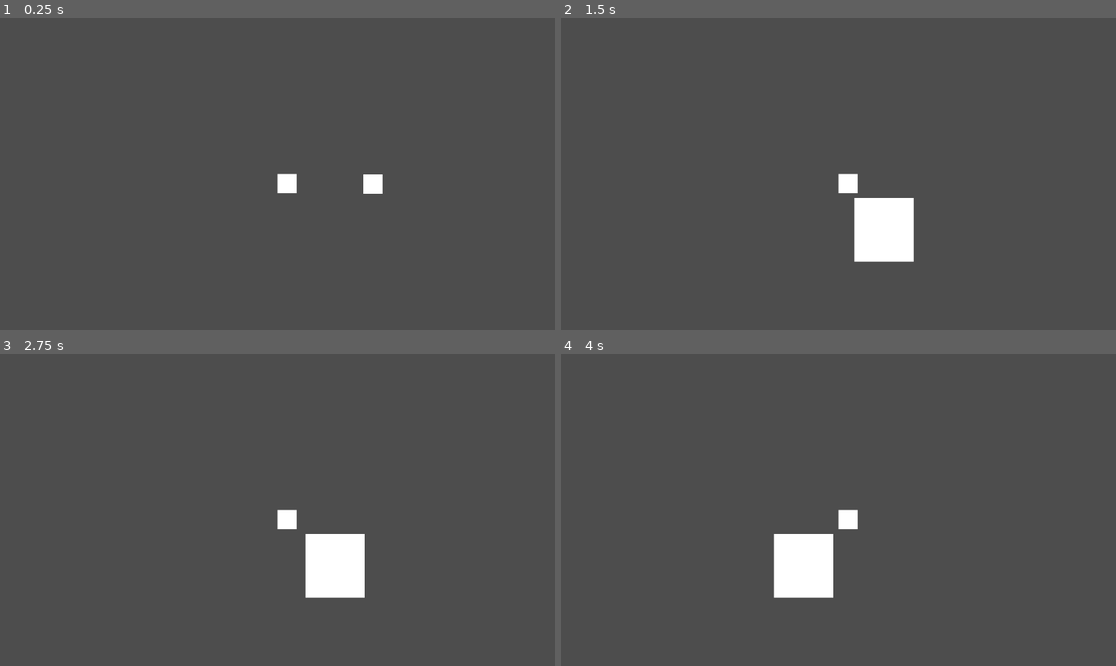
Above: before the commit, frames 1-4 (two rows, left to right).
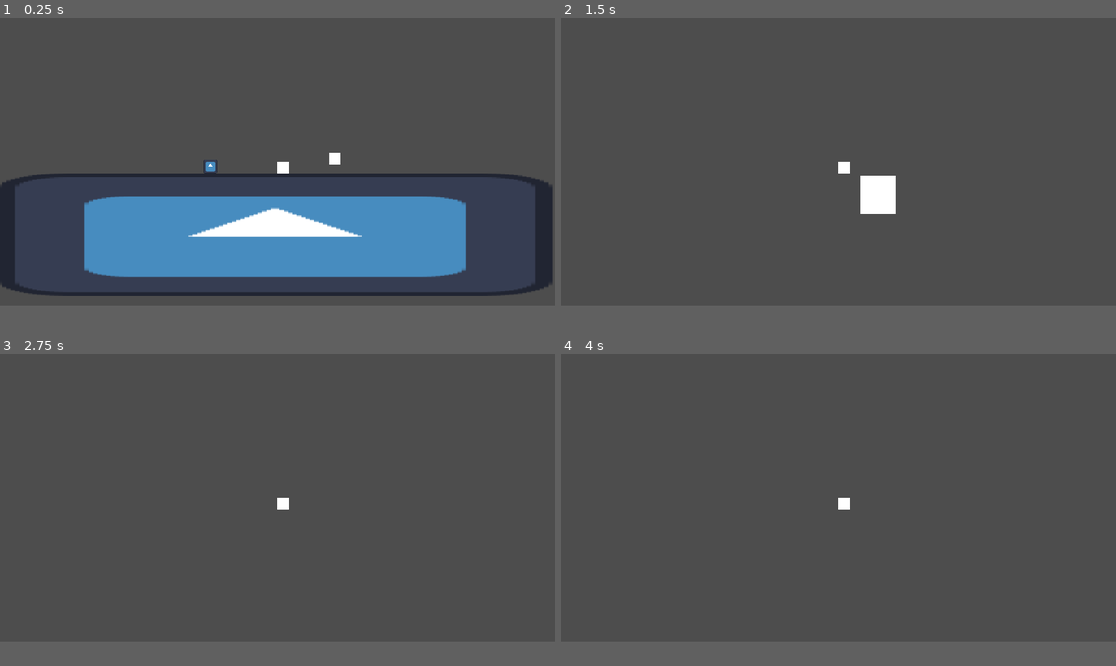
Above: after the commit, the same moments.

Repository: RinGilius/steampunk-metroidvania
Game: Godot game, scene res://Scenes/test.tscn
The game is run twice, just before and just after one commit, with the same random seed, the same clock (stepped at 60 frames per second) and the same inputs. The engine's default icon, where the game draws it, is replaced by a stand-in: a white triangle on a blue panel in a dark square.
Inputs:
- Up to frame 1 (0.25 s): no input
- Up to frame 2 (1.5 s): tap Enter at 0.5 s; hold Shift (is_move_box, bound only after the commit) 0.53-1.28 s; hold Right (player_right) from 0.53 s (still down); tap Z (player_jump, bound only after the commit) at 0.77, 0.8, 1.07, 1.35 s
- Up to frame 3 (2.75 s): tap Z (player_jump, bound only after the commit) at 1.52, 1.82, 2.3 s; tap Shift (is_move_box, bound only after the commit) at 1.55 s; release Right (player_right) at 2.03 s; hold Left (player_left) from 2.03 s (still down); hold Shift (is_move_box, bound only after the commit) from 2.03 s (still down)
- Up to frame 4 (4 s): release Left (player_left) at 2.78 s; release Shift (is_move_box, bound only after the commit) at 2.78 s; hold Right (player_right) from 2.78 s (still down); tap Shift (is_move_box, bound only after the commit) at 2.85 s; tap Z (player_jump, bound only after the commit) at 3.02, 3.32, 3.6, 3.77 s
The window is 799x449 before the commit and 799x414 after it. Grey fills any space a smaller window leaves; there, only what the larger window draws over its background counts as a difference.

The runs differ from the first frame. In frame 1, 23% of the frame differs, in the area x 0-100%, y 43-90%; in frame 2, 2.6%; in frame 3, 2.5%; in frame 4, 2.5%.

Commit message:
2д
топ даун на свалку

Diff:
--- /dev/null
+++ b/Rouglike/Scenes/move_box.tscn
@@ -0,0 +1,14 @@
+[gd_scene load_steps=2 format=3 uid="uid://cdpgbbiiuikrj"]
+
+[ext_resource type="Script" path="res://Scripts/move_box.gd" id="1_dgtsj"]
+
+[node name="Move_box" type="CharacterBody2D"]
+script = ExtResource("1_dgtsj")
+
+[node name="Collision" type="CollisionShape2D" parent="."]
+
+[node name="Texture" type="Sprite2D" parent="."]
+
+[node name="Area2D" type="Area2D" parent="."]
+
+[node name="CollisionShape2D" type="CollisionShape2D" parent="Area2D"]
--- a/Rouglike/Scenes/test.tscn
+++ b/Rouglike/Scenes/test.tscn
@@ -1,10 +1,22 @@
-[gd_scene load_steps=4 format=3 uid="uid://im4axeme4rff"]
+[gd_scene load_steps=10 format=3 uid="uid://im4axeme4rff"]
 
 [ext_resource type="PackedScene" uid="uid://drpdnc0bowjei" path="res://Scenes/player.tscn" id="1_a356g"]
 [ext_resource type="PackedScene" uid="uid://bao402kmlnv0s" path="res://Scenes/perehod.tscn" id="2_41y65"]
+[ext_resource type="PackedScene" uid="uid://daknfdfvkyud4" path="res://Scenes/ui.tscn" id="3_o7tts"]
+[ext_resource type="Texture2D" uid="uid://cue77j21dgidp" path="res://icon.svg" id="4_scqc4"]
+[ext_resource type="PackedScene" uid="uid://cdpgbbiiuikrj" path="res://Scenes/move_box.tscn" id="5_57ep5"]
 
 [sub_resource type="RectangleShape2D" id="RectangleShape2D_c46yl"]
 size = Vector2(65, 77)
+
+[sub_resource type="RectangleShape2D" id="RectangleShape2D_m2xk6"]
+size = Vector2(1928, 425)
+
+[sub_resource type="RectangleShape2D" id="RectangleShape2D_o4s54"]
+size = Vector2(40, 48)
+
+[sub_resource type="CircleShape2D" id="CircleShape2D_4mn7s"]
+radius = 32.0
 
 [node name="Test" type="Node2D"]
 
@@ -22,3 +34,37 @@
 offset_top = 1.0
 offset_right = 218.0
 offset_bottom = 41.0
+
+[node name="UI" parent="." instance=ExtResource("3_o7tts")]
+
+[node name="StaticBody2D" type="StaticBody2D" parent="."]
+collision_layer = 4
+collision_mask = 2
+
+[node name="Icon" type="Sprite2D" parent="StaticBody2D"]
+position = Vector2(-7.99994, 284)
+scale = Vector2(15, 3.3125)
+texture = ExtResource("4_scqc4")
+
+[node name="CollisionShape2D" type="CollisionShape2D" parent="StaticBody2D"]
+position = Vector2(-4, 284.5)
+shape = SubResource("RectangleShape2D_m2xk6")
+
+[node name="Move_box" parent="." instance=ExtResource("5_57ep5")]
+
+[node name="Collision" parent="Move_box" index="0"]
+position = Vector2(-236, 48)
+shape = SubResource("RectangleShape2D_o4s54")
+
+[node name="Texture" parent="Move_box" index="1"]
+position = Vector2(-232, 48)
+scale = Vector2(0.375, 0.375)
+texture = ExtResource("4_scqc4")
+
+[node name="Area2D" parent="Move_box" index="2"]
+position = Vector2(-232, 48)
+
+[node name="CollisionShape2D" parent="Move_box/Area2D" index="0"]
+shape = SubResource("CircleShape2D_4mn7s")
+
+[editable path="Move_box"]
--- /dev/null
+++ b/Rouglike/Scenes/ui.tscn
@@ -0,0 +1,3 @@
+[gd_scene format=3 uid="uid://daknfdfvkyud4"]
+
+[node name="UI" type="CanvasLayer"]
--- /dev/null
+++ b/Rouglike/Scripts/move_box.gd
@@ -0,0 +1,6 @@
+extends CharacterBody2D
+
+@onready var player = $"../Player"
+func  _process(delta):
+	if Input.is_action_pressed("is_move_box", 1):
+		velocity.x = player.velocity.x
--- a/Rouglike/Scripts/player.gd
+++ b/Rouglike/Scripts/player.gd
@@ -1,9 +1,19 @@
 extends CharacterBody2D
 
 var speed = 10000
+
+var jump_velocity = -25000
+
+var gravity = ProjectSettings.get_setting("physics/2d/default_gravity")
 func _ready():
 	position = GameManager.change_position
 func _physics_process(delta):
-	var direction = Input.get_vector("player_left","player_right","player_up","player_down")
-	velocity = direction * speed * delta
+	if not is_on_floor():
+		velocity.y += gravity * delta
+
+	if Input.is_action_just_pressed("player_jump"):
+		if is_on_floor():
+			velocity.y = jump_velocity * delta
+	var direction = Input.get_axis("player_left","player_right")
+	velocity.x = direction * speed * delta
 	move_and_slide()
--- a/Rouglike/project.godot
+++ b/Rouglike/project.godot
@@ -19,18 +19,13 @@
 
 GameManager="*res://Scenes/game_manager.tscn"
 
+[display]
+
+window/size/viewport_width=1920
+window/size/viewport_height=995
+
 [input]
 
-player_up={
-"deadzone": 0.5,
-"events": [Object(InputEventKey,"resource_local_to_scene":false,"resource_name":"","device":-1,"window_id":0,"alt_pressed":false,"shift_pressed":false,"ctrl_pressed":false,"meta_pressed":false,"pressed":false,"keycode":0,"physical_keycode":4194320,"key_label":0,"unicode":0,"echo":false,"script":null)
-]
-}
-player_down={
-"deadzone": 0.5,
-"events": [Object(InputEventKey,"resource_local_to_scene":false,"resource_name":"","device":-1,"window_id":0,"alt_pressed":false,"shift_pressed":false,"ctrl_pressed":false,"meta_pressed":false,"pressed":false,"keycode":0,"physical_keycode":4194322,"key_label":0,"unicode":0,"echo":false,"script":null)
-]
-}
 player_left={
 "deadzone": 0.5,
 "events": [Object(InputEventKey,"resource_local_to_scene":false,"resource_name":"","device":-1,"window_id":0,"alt_press …(182 unchanged characters)…
@@ -41,9 +36,28 @@
 "events": [Object(InputEventKey,"resource_local_to_scene":false,"resource_name":"","device":-1,"window_id":0,"alt_press …(182 unchanged characters)…
 ]
 }
+inventory_open-close={
+"deadzone": 0.5,
+"events": [Object(InputEventKey,"resource_local_to_scene":false,"resource_name":"","device":-1,"window_id":0,"alt_pressed":false,"shift_pressed":false,"ctrl_pressed":false,"meta_pressed":false,"pressed":false,"keycode":0,"physical_keycode":73,"key_label":0,"unicode":105,"echo":false,"script":null)
+]
+}
+player_jump={
+"deadzone": 0.5,
+"events": [Object(InputEventKey,"resource_local_to_scene":false,"resource_name":"","device":-1,"window_id":0,"alt_pressed":false,"shift_pressed":false,"ctrl_pressed":false,"meta_pressed":false,"pressed":false,"keycode":0,"physical_keycode":90,"key_label":0,"unicode":122,"echo":false,"script":null)
+]
+}
+is_move_box={
+"deadzone": 0.5,
+"events": [Object(InputEventKey,"resource_local_to_scene":false,"resource_name":"","device":-1,"window_id":0,"alt_pressed":false,"shift_pressed":false,"ctrl_pressed":false,"meta_pressed":false,"pressed":false,"keycode":0,"physical_keycode":4194325,"key_label":0,"unicode":0,"echo":false,"script":null)
+]
+}
 
 [layer_names]
 
 2d_physics/layer_2="Player"
 2d_physics/layer_3="Enemys"
 2d_physics/layer_5="Grass"
+
+[rendering]
+
+textures/canvas_textures/default_texture_filter=3
Binary file added: Rouglike/Accets/pixil-frame-0(1).png
Not shown, added: Rouglike/Accets/pixil-frame-0(1).png.import
Binary file added: Rouglike/Accets/pixil-frame-0(2).png
Not shown, added: Rouglike/Accets/pixil-frame-0(2).png.import
